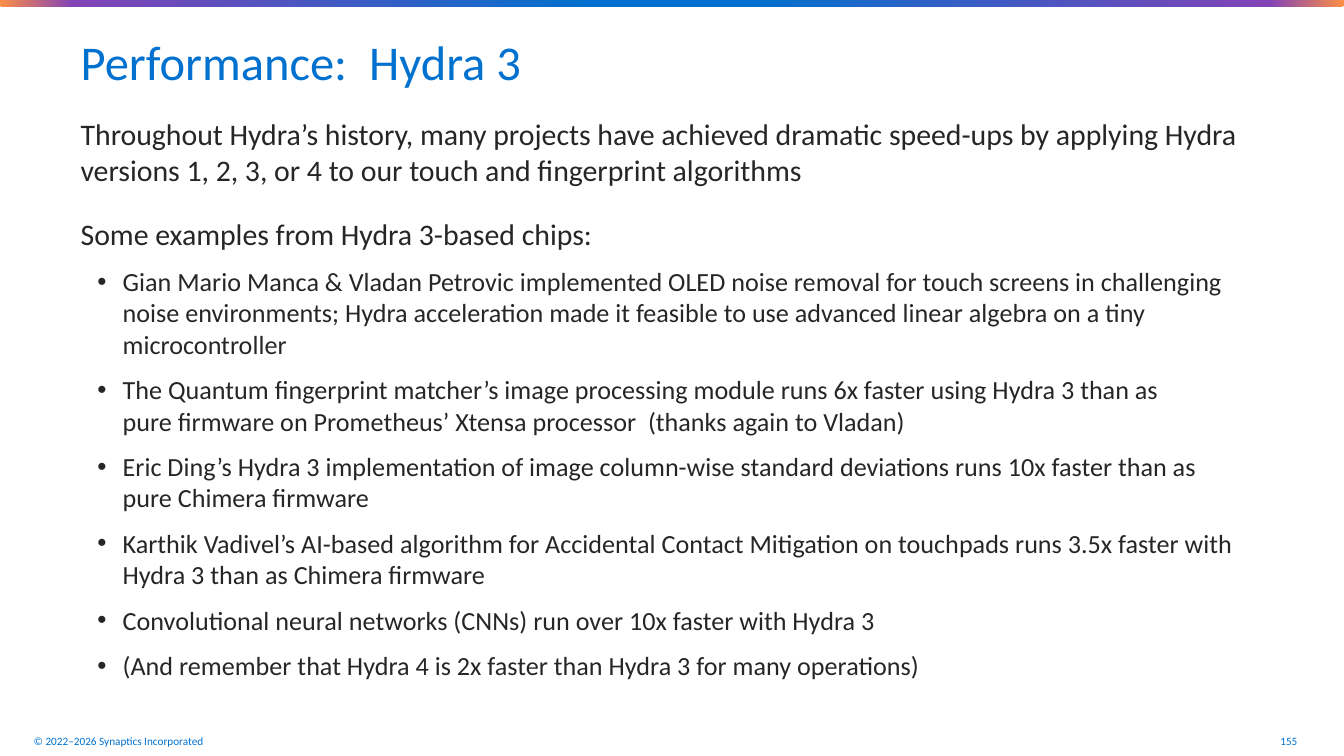
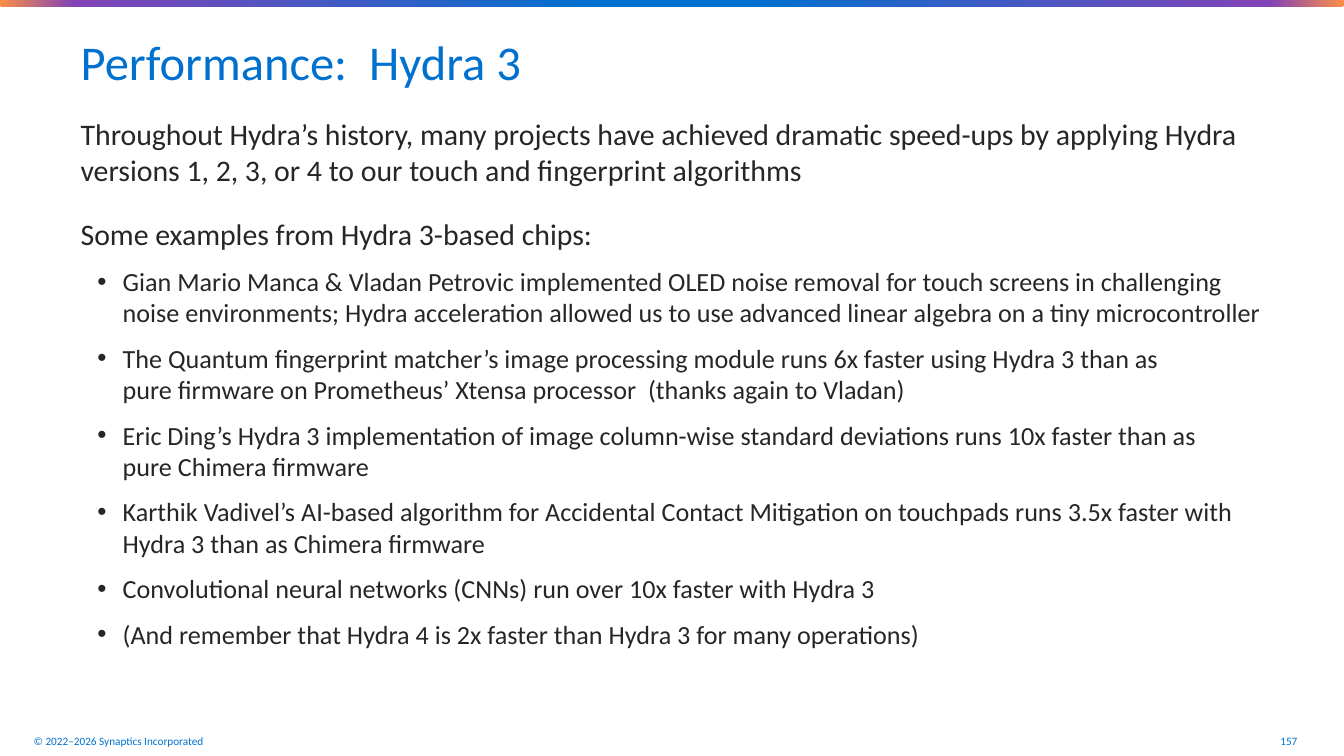
Before and after one commit to synaptics-public/synaptics-hydra, a slide deck: slide 157 of doc/hydra4-architecture-overview.pptx (slide 155 before the commit). Drawn at 1344x756 pixels with LibreOffice and Linux fonts; fonts in the diff are those of the drawing; background and template pictures are left out. Boxes give left, top, right and bottom in pixels: in the first picture for what was removed or moved away, otherwise in the second. Text is boxed around its words. In the diff, an @@ line names an element or a change of style, - is before the commit and + after.

Commit message:
Various improvements to the Hydra slide deck.

```diff
--- a/doc/hydra4-architecture-overview.pptx
+++ b/doc/hydra4-architecture-overview.pptx
@@ text at bbox=[123, 273, 1260, 327]: text changed @@
-  • Gian Mario Manca & Vladan Petrovic implemented OLED noise removal for touch screens in challenging noise environments; Hydra acceleration made it feasible to use advanced linear algebra on a tiny microcontroller
+  • Gian Mario Manca & Vladan Petrovic implemented OLED noise removal for touch screens in challenging noise environments; Hydra acceleration allowed us to use advanced linear algebra on a tiny microcontroller
@@ page number at bbox=[1280, 737, 1297, 745]: text changed @@
-155
+157
```
Also in this commit, not shown: 52 other slides changed, 2 slides added, 1 other file.
